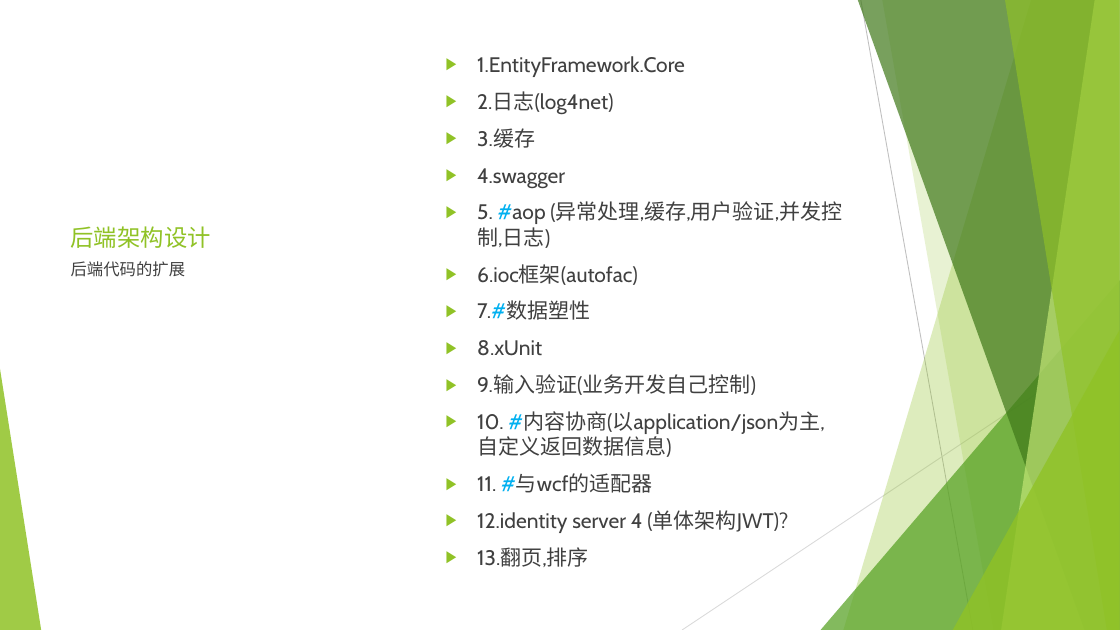
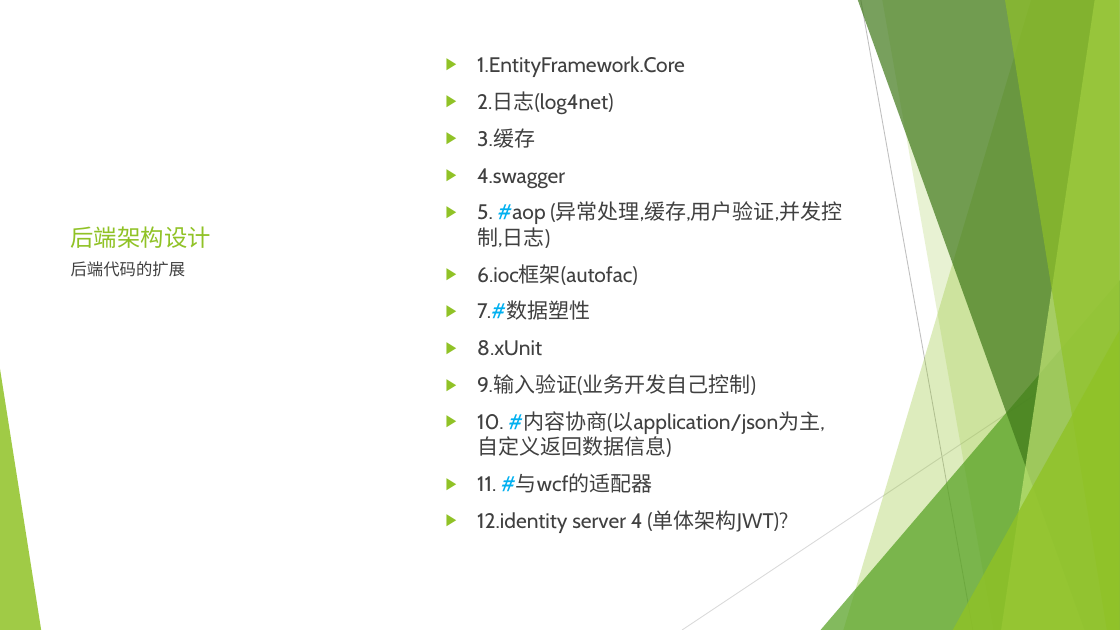
Before and after one commit to sun198986/Station, a slide deck: slide 7 of 后端设计.pptx (slide 4 before the commit). Drawn at 1120x630 pixels with LibreOffice and Linux fonts; fonts in the diff are those of the drawing. Boxes give left, top, right and bottom in pixels: in the first picture for what was removed or moved away, otherwise in the second. Text is boxed around its words. In the diff, an @@ line names an element or a change of style, - is before the commit and + after.

```diff
--- a/后端设计.pptx
+++ b/后端设计.pptx
@@ text at [477,547,589,567]: paragraph removed @@
-▶ 13.翻页,排序
```
Also in this commit, not shown: 3 other slides changed, 8 slides added, 1 slide removed, 4 other files.
